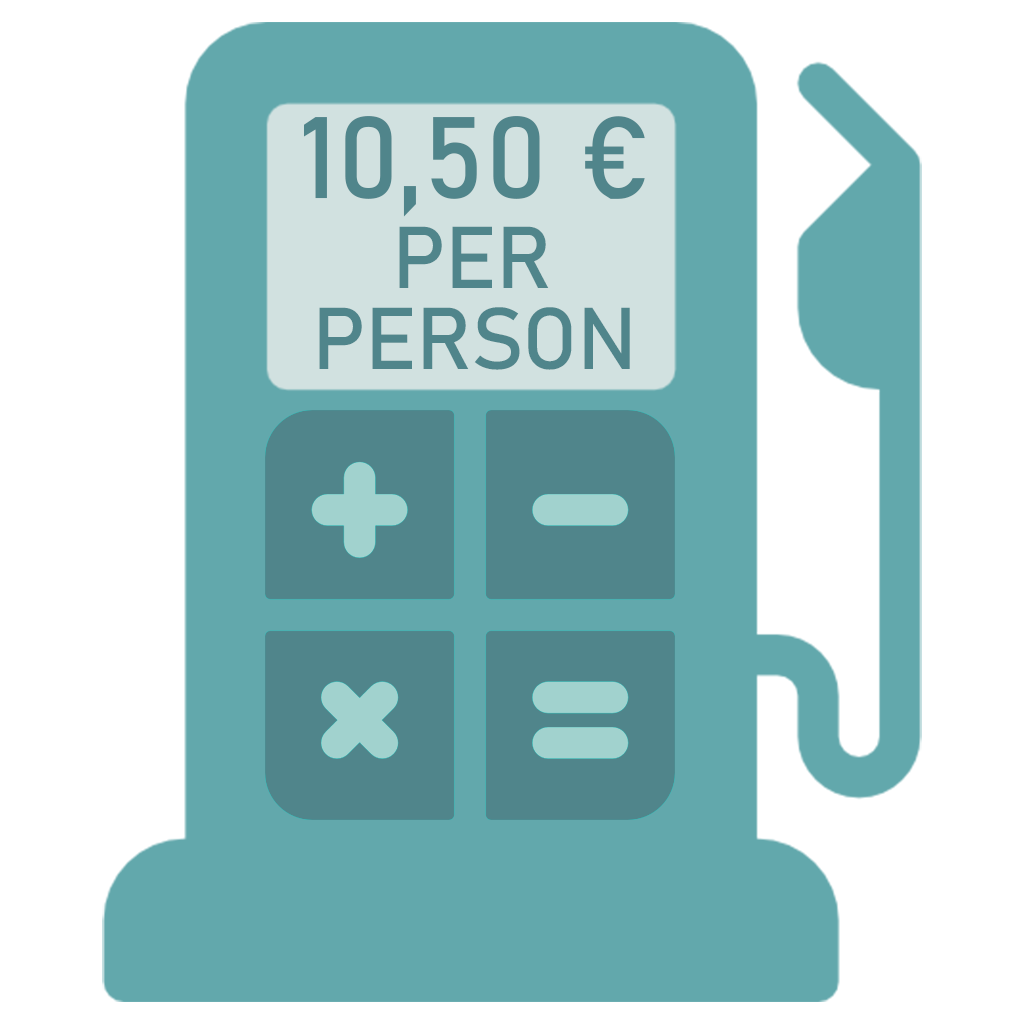
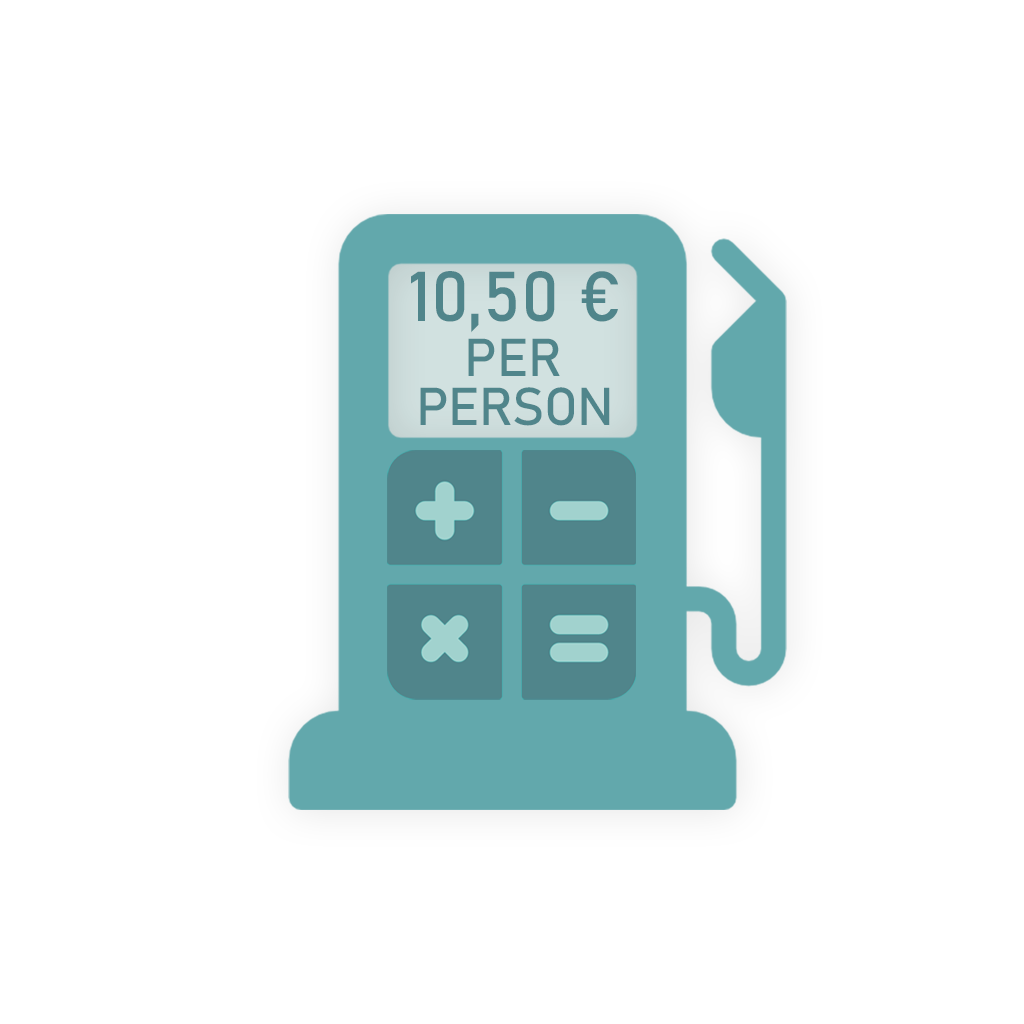
Layers edited between the first and the second 1024 × 1024 image:
painted on "PER" over [399, 226, 560, 376]
painted on "PERSON" over [319, 307, 630, 426]
painted on "10,50 €" over [304, 116, 645, 333]
painted on "Calc" over [265, 410, 675, 820]
painted on "fuel" over [102, 22, 922, 1002]
painted on "Lager 1" over [228, 75, 710, 452]
